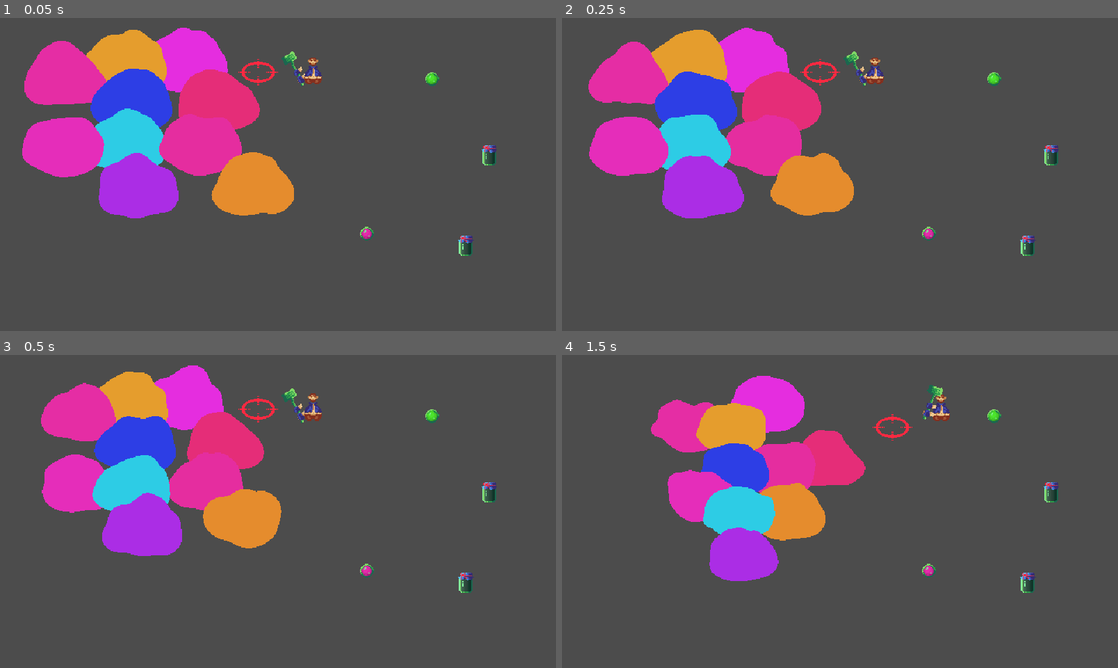
Above: before the commit, frames 1-4 (two rows, left to right).
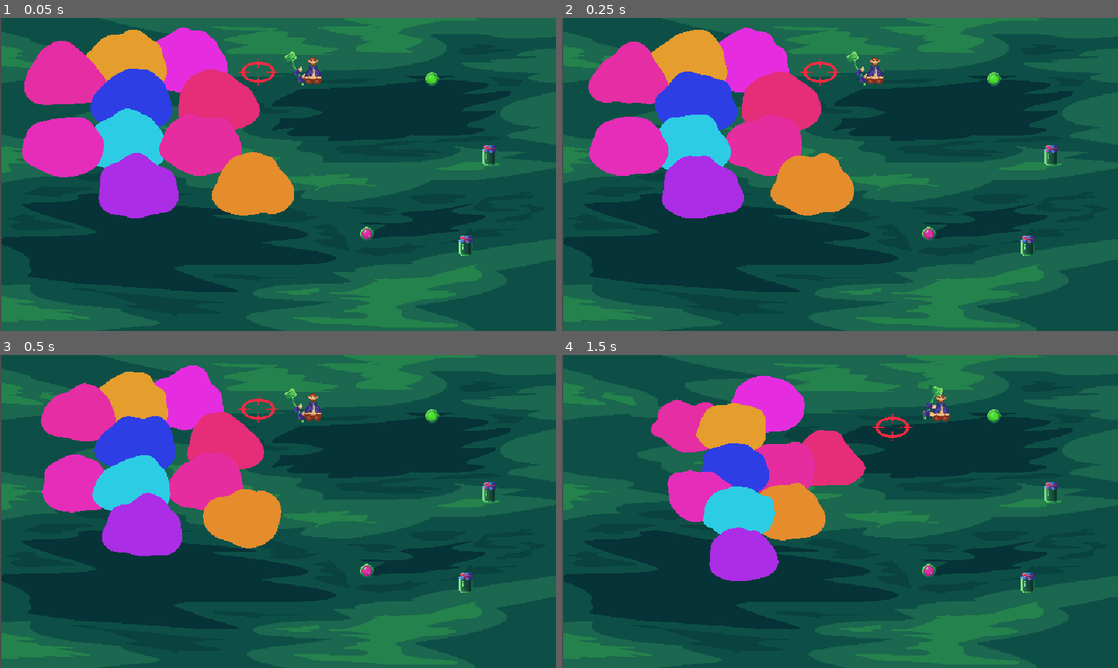
Above: after the commit, the same moments.

Repository: MetRiko/LD-2023-01
Game: Godot game, scene res://Root.tscn
Two runs of this game, one before a commit and one after it. Both use one fixed random seed, a clock stepped at 60 frames per second and the inputs below. The engine's default icon, where the game draws it, is replaced by a stand-in: a white triangle on a blue panel in a dark square.
Inputs (mouse positions are in pixels of both pictures, inside the frame that each line leads up to):
- Up to frame 1 (0.05 s): no input
- Up to frame 2 (0.25 s): no input
- Up to frame 3 (0.5 s): no input
- Up to frame 4 (1.5 s): tap Enter at 0.5 s; move the mouse to (962, 495) at 0.52 s; hold D (game_right) 0.53-1.25 s; hold Right mouse button (game_action) 0.53-1.25 s; click (962, 495) at 0.67 s; drag from (728, 527) to (951, 439) at 1.27 s

The runs differ from the first frame. In frame 1, 79% of the frame differs, in the area x 0-100%, y 0-100%; in frame 2, 80%; in frame 3, 82%; in frame 4, 85%.

Commit message:
Update some sounds + Adjust audio + Add background + Fix some bugs

Diff:
--- a/Audio.gd
+++ b/Audio.gd
@@ -4,5 +4,42 @@
 
 onready var audio_players = root.get_node("AudioPlayers")
 
+func _ready():
+	randomize()
+
+const pitches = {
+	"OnEggHit": 1.5,
+	"OnEggPick": 1.0,
+	"OnJarPick": 1.0,
+	"OnSlimeHit": 0.8,
+	"OnSlimePick": 1.3,
+	"OnSlimePickTooMuch": 1.0,
+	"OnHammerHit": 1.5,
+	"OnSlimeSpawn": 1.0,
+	"OnDrop": 1.0
+}
+
+const slime_hit_sounds = [
+	preload("res://res/on_slime_hit_2a.wav"),
+	preload("res://res/on_slime_hit_2b.wav"),
+	preload("res://res/on_slime_hit_2c.wav")
+]
+
+#const slime_picks_sounds = [
+#	preload("res://res/on_slime_pick_2.wav"),
+#	preload("res://res/on_slime_pick_too_much.wav")
+#]
+
 func play(id):
-	audio_players.get_node(id).play()
+#	if id == "OnSlimeHit":
+#		var ap : AudioStreamPlayer = audio_players.get_node("OnSlimeHit")
+#		ap.play()
+#	else:
+	var ap : AudioStreamPlayer = audio_players.get_node(id)
+	var base_pitch = pitches[id]
+	ap.pitch_scale = base_pitch + (randi() % 5 - 2) * 0.1
+	if id == "OnSlimeHit":
+		ap.stream = slime_hit_sounds[randi() % 3]
+#	elif id == "OnSlimePick":
+#		ap.stream = slime_picks_sounds[randi() % 2]
+	ap.play()
--- a/Root.tscn
+++ b/Root.tscn
@@ -1,14 +1,15 @@
-[gd_scene load_steps=10 format=2]
+[gd_scene load_steps=11 format=2]
 
 [ext_resource path="res://slimes/SlimeTesting.tscn" type="PackedScene" id=1]
-[ext_resource path="res://res/on_slime_hit.wav" type="AudioStream" id=2]
+[ext_resource path="res://res/on_slime_hit_2.wav" type="AudioStream" id=2]
 [ext_resource path="res://res/on_egg_hit.wav" type="AudioStream" id=3]
 [ext_resource path="res://res/on_jar_pick.wav" type="AudioStream" id=4]
-[ext_resource path="res://res/on_hammer_hit.wav" type="AudioStream" id=5]
+[ext_resource path="res://res/on_hammer_hit_2.wav" type="AudioStream" id=5]
 [ext_resource path="res://res/on_egg_pick.wav" type="AudioStream" id=6]
-[ext_resource path="res://res/on_slime_pick.wav" type="AudioStream" id=7]
+[ext_resource path="res://res/on_slime_pick_2.wav" type="AudioStream" id=7]
 [ext_resource path="res://res/on_slime_spawn.wav" type="AudioStream" id=8]
 [ext_resource path="res://res/on_drop.wav" type="AudioStream" id=9]
+[ext_resource path="res://res/on_slime_pick_too_much.wav" type="AudioStream" id=10]
 
 [node name="Root" type="Node2D"]
 
@@ -18,24 +19,39 @@
 
 [node name="OnEggHit" type="AudioStreamPlayer" parent="AudioPlayers"]
 stream = ExtResource( 3 )
+volume_db = -24.0
+pitch_scale = 1.5
 
 [node name="OnEggPick" type="AudioStreamPlayer" parent="AudioPlayers"]
 stream = ExtResource( 6 )
+volume_db = -24.0
 
 [node name="OnJarPick" type="AudioStreamPlayer" parent="AudioPlayers"]
 stream = ExtResource( 4 )
+volume_db = -28.0
 
 [node name="OnSlimeHit" type="AudioStreamPlayer" parent="AudioPlayers"]
 stream = ExtResource( 2 )
+volume_db = -24.0
+pitch_scale = 2.4
 
 [node name="OnSlimePick" type="AudioStreamPlayer" parent="AudioPlayers"]
 stream = ExtResource( 7 )
+volume_db = -16.0
+pitch_scale = 1.5
+
+[node name="OnSlimePickTooMuch" type="AudioStreamPlayer" parent="AudioPlayers"]
+stream = ExtResource( 10 )
+volume_db = -10.0
 
 [node name="OnHammerHit" type="AudioStreamPlayer" parent="AudioPlayers"]
 stream = ExtResource( 5 )
+volume_db = -24.0
 
 [node name="OnSlimeSpawn" type="AudioStreamPlayer" parent="AudioPlayers"]
 stream = ExtResource( 8 )
+volume_db = -24.0
 
 [node name="OnDrop" type="AudioStreamPlayer" parent="AudioPlayers"]
 stream = ExtResource( 9 )
+volume_db = -24.0
--- a/pickable/SlimeJar.gd
+++ b/pickable/SlimeJar.gd
@@ -44,14 +44,16 @@
 
 func _calculate_color():
 	if gels.size() > 0:
-		var h = gels[0].color.h
+		var h = 0.0
 		var s = gels[0].color.s
-		var v = gels[0].color.v
+		var v := 0.0
+		var w_sum := 0.0
 		for gel in gels:
-#			c = lerp(c, gel.color, float(gel.amount) / all_gels_count)
-			var factor = float(gel.amount) / all_gels_count
-			h = lerp(h, gel.color.h, factor)
-			v = lerp(v, gel.color.v, factor)
+			h += gel.color.h * gel.amount
+			v += gel.color.v * gel.amount
+			w_sum += gel.amount
+		h /= w_sum
+		v /= w_sum
 		return Color.from_hsv(h, s, v)
 	return Color.black
 
--- a/player/Hammer.gd
+++ b/player/Hammer.gd
@@ -31,7 +31,7 @@
 	position = start_hammer_pos + vec
 
 	scale.x = 1.0 if vec.x >= 0 else -1.0
-	$Body/Sprite.z_index = 0 if vec.y >= 0 else -1
+	$Body/Sprite.z_index = 1 if vec.y >= 0 else 0
 
 	rotation = Vector2(vec.x * scale.x, vec.y * scale.x).angle()
 
@@ -44,8 +44,11 @@
 func is_swinging():
 	return anim.current_animation == "Swing"
 
+func _play_sound():
+	pass
+#	Audio.play("OnHammerHit")
+
 func _try_hit():
-	Audio.play("OnHammerHit")
 	emit_signal("hit")
 #	var space = get_world_2d().get_direct_space_state()
 #	var results = space.intersect_point(hitpoint.global_position, 32, [], 2, false, true)
--- a/player/Hammer.tscn
+++ b/player/Hammer.tscn
@@ -66,15 +66,19 @@
 tracks/2/imported = false
 tracks/2/enabled = true
 tracks/2/keys = {
-"times": PoolRealArray( 0.25 ),
-"transitions": PoolRealArray( 1 ),
+"times": PoolRealArray( 0.2, 0.25 ),
+"transitions": PoolRealArray( 1, 1 ),
 "values": [ {
+"args": [  ],
+"method": "_play_sound"
+}, {
 "args": [  ],
 "method": "_try_hit"
 } ]
 }
 
 [node name="Hammer" type="Node2D"]
+show_behind_parent = true
 position = Vector2( 0, -14 )
 script = ExtResource( 2 )
 
--- a/player/Player.gd
+++ b/player/Player.gd
@@ -24,15 +24,25 @@
 		var amount_to_extract = 1
 		var overflow = jar.add_gel(gel.start_color, amount_to_extract)
 		gel.extract_some_gel(amount_to_extract - overflow)
-		Audio.play("OnSlimePick")
+		if overflow == 0:
+			Audio.play("OnSlimePick")
+		else:
+			Audio.play("OnSlimePickTooMuch")
 
 func _on_hit():
+	var slime_hitted := false
+	var egg_hitted := false
 	for area in hammer_hitbox.get_overlapping_areas():
 		if area.get_parent() is Slime:
 			area.get_parent().do_squish()
-			Audio.play("OnSlimeHit")
+			slime_hitted = true
 		if area is SlimeEgg:
 			area.set_ready_to_break()
+			egg_hitted = true
+#	if not slime_hitted:
+	Audio.play("OnHammerHit")
+	if slime_hitted:
+		Audio.play("OnSlimeHit")
 
 func get_item_in_pocket():
 	return $Pocket.get_child(0) if $Pocket.get_child_count() > 0 else null
--- a/player/Player.tscn
+++ b/player/Player.tscn
@@ -138,9 +138,9 @@
 position = Vector2( 0, -0.189999 )
 
 [node name="HammerHitbox" type="Area2D" parent="."]
+show_behind_parent = true
 position = Vector2( 0, 14 )
 rotation = 1.57079
-z_index = -1
 collision_layer = 0
 collision_mask = 6
 
--- a/slimes/SlimeParticle.gd
+++ b/slimes/SlimeParticle.gd
@@ -8,6 +8,7 @@
 
 var shader : ShaderMaterial
 var tween : SceneTreeTween
+var fade_tween : SceneTreeTween
 
 var prev_pos := Vector2.ZERO
 var start_scale : float
@@ -17,8 +18,8 @@
 
 func extract_some_gel(amount: int):
 	if amount > 0:
-		tween.custom_step(1.0)
-		if not tween.is_running():
+		fade_tween.custom_step(2.25)
+		if not fade_tween.is_running():
 			queue_free()
 
 func _ready():
@@ -49,9 +50,9 @@
 	tween.connect("finished", self, "_on_hit")
 
 func _start_fading():
-	var tween = get_tree().create_tween()
-	tween.tween_method(self, "_on_fading", 0.0, 1.0, 3.0 + start_scale * 3.0 + rand_range(0.0, 2.0)) # dur based on length
-	tween.connect("finished", self, "_on_faded")
+	fade_tween = get_tree().create_tween()
+	fade_tween.tween_method(self, "_on_fading", 0.0, 1.0, 3.0 + start_scale * 3.0 + rand_range(0.0, 2.0)) # dur based on length
+	fade_tween.connect("finished", self, "_on_faded")
 
 func _on_fading(x : float):
 	var factor = pow(sin(x * 0.5 * PI + PI * 0.5), 0.4)
--- a/slimes/SlimeTesting.tscn
+++ b/slimes/SlimeTesting.tscn
@@ -1,10 +1,11 @@
-[gd_scene load_steps=9 format=2]
+[gd_scene load_steps=10 format=2]
 
 [ext_resource path="res://slimes/Slime.tscn" type="PackedScene" id=1]
 [ext_resource path="res://slimes/SlimeTesting.gd" type="Script" id=2]
 [ext_resource path="res://player/Player.tscn" type="PackedScene" id=3]
 [ext_resource path="res://pickable/SlimeJar.tscn" type="PackedScene" id=4]
 [ext_resource path="res://pickable/SlimeEgg.tscn" type="PackedScene" id=5]
+[ext_resource path="res://rooms/Farm.png" type="Texture" id=6]
 
 [sub_resource type="PhysicsMaterial" id=3]
 friction = 0.0
@@ -18,6 +19,10 @@
 
 [node name="SlimeTesting" type="Node2D"]
 script = ExtResource( 2 )
+
+[node name="Back" type="Sprite" parent="."]
+position = Vector2( 321, 180 )
+texture = ExtResource( 6 )
 
 [node name="Slimes" type="YSort" parent="."]
 
Not shown, added: res/on_hammer_hit_2.wav.import
Not shown, added: res/on_slime_hit_2.wav.import
Not shown, added: res/on_slime_hit_2a.wav.import
Not shown, added: res/on_slime_hit_2b.wav.import
Not shown, added: res/on_slime_hit_2c.wav.import
Not shown, added: res/on_slime_pick_2.wav.import
Not shown, added: res/on_slime_pick_too_much.wav.import
Binary file added: rooms/Farm.png
Not shown, added: rooms/Farm.png.import
Not shown, added: res/on_hammer_hit_2.wav
Not shown, added: res/on_slime_hit_2.wav
Not shown, added: res/on_slime_hit_2a.wav
(and 4 more such lines)
